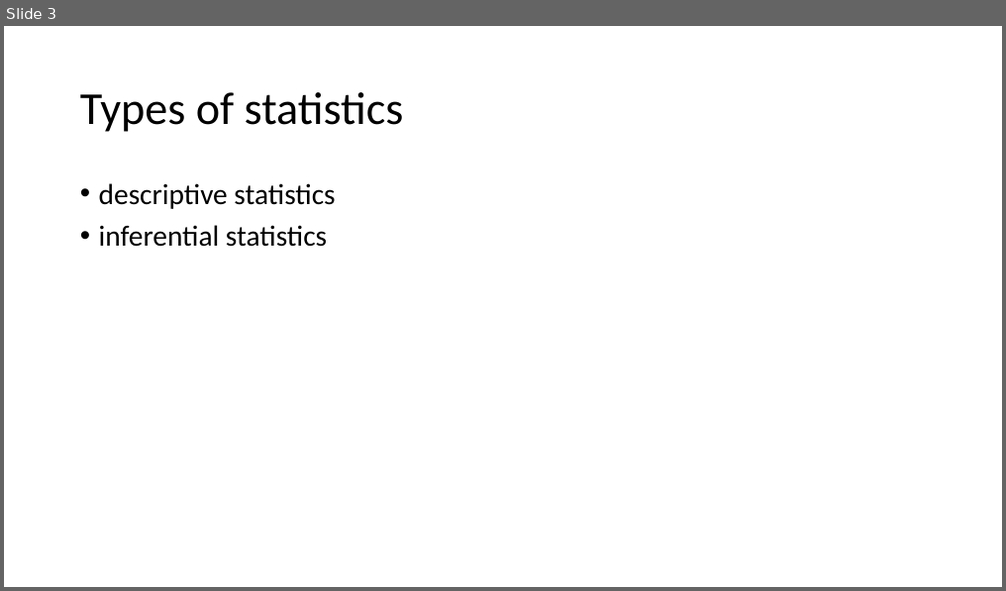
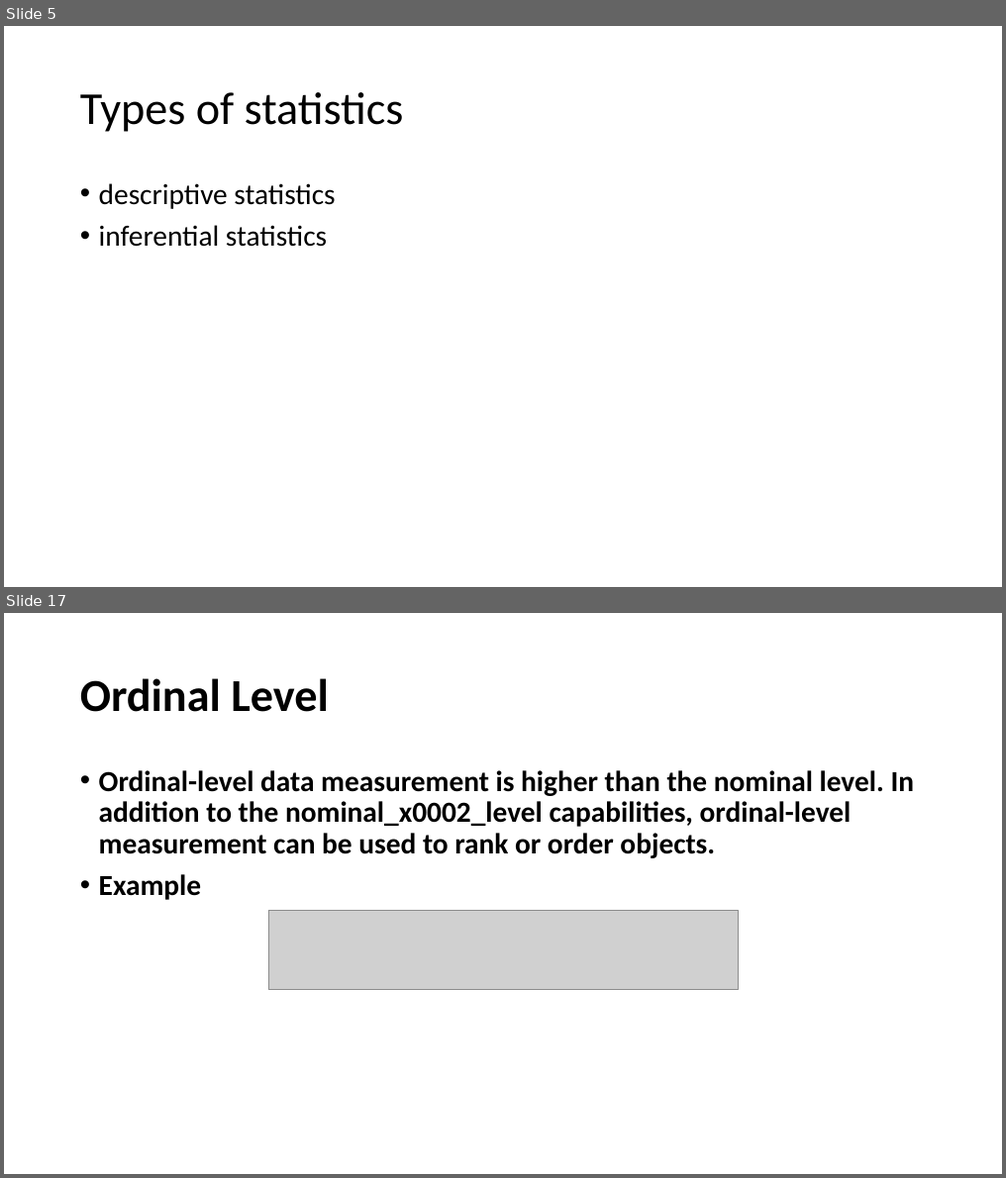
Before and after one commit to joviyal-arun/STAT_TUTORIAL_DOCUMENTS, a slide deck: statistics_tutorial.pptx. Shown one above the other, each under a label of ours: slide 3 before the commit, slides 5 and 17 after it; the slides between them are not shown. The pictures are 1006x591 and 1006x1178 pixels, drawn with LibreOffice and Linux fonts; fonts in the diff are those of the drawing; grey boxes stand for pictures. Boxes give left, top, right and bottom in pixels: in the first picture for what was removed or moved away, otherwise in the second. Text is boxed around its words. In the diff, an @@ line names an element or a change of style, - is before the commit and + after.

Commit message:
type of stat and data measurement is completed

```diff
--- a/statistics_tutorial.pptx
+++ b/statistics_tutorial.pptx
@@ slide 17 added at [4,613,1002,1174], background #FFFFFF @@
@@ title added at [80,678,329,712], 44 pt, text #000000, bold @@
+Ordinal Level
@@ text added at [99,770,915,900], 28 pt, text #000000, bold @@
+• Ordinal-level data measurement is higher than the nominal level. In addition to the nominal_x0002_level capabilities, ordinal-level measurement can be used to rank or order objects.
+• Example
@@ picture added at [268,910,738,990] @@
@@ what was slide 3 is now slide 5 @@
```
Also in this commit, not shown: 1 slide changed, 13 other slides added.
